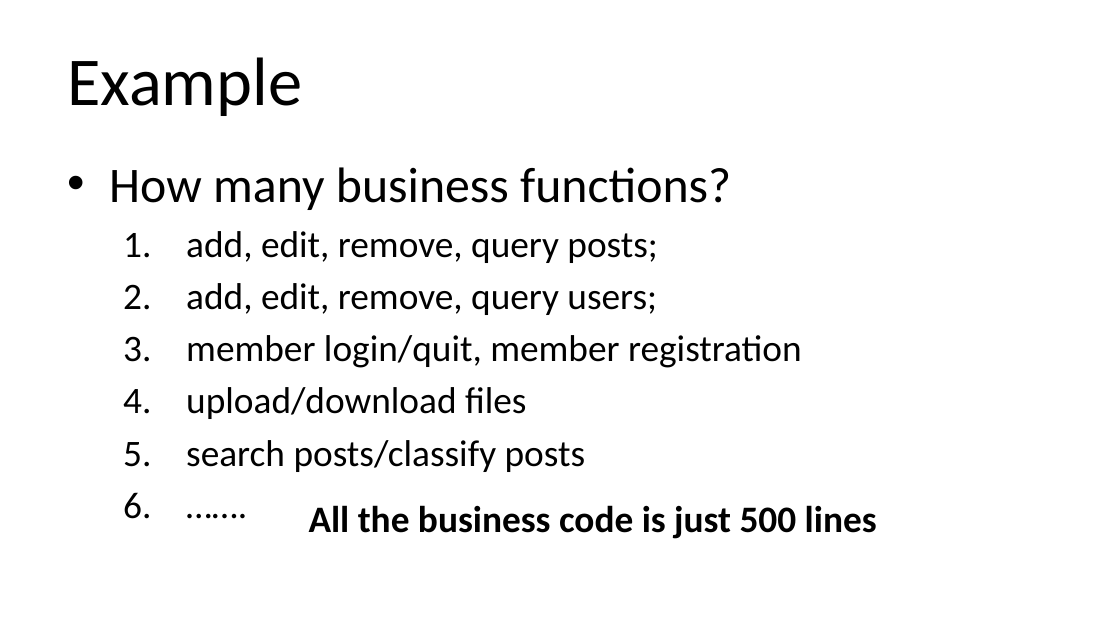
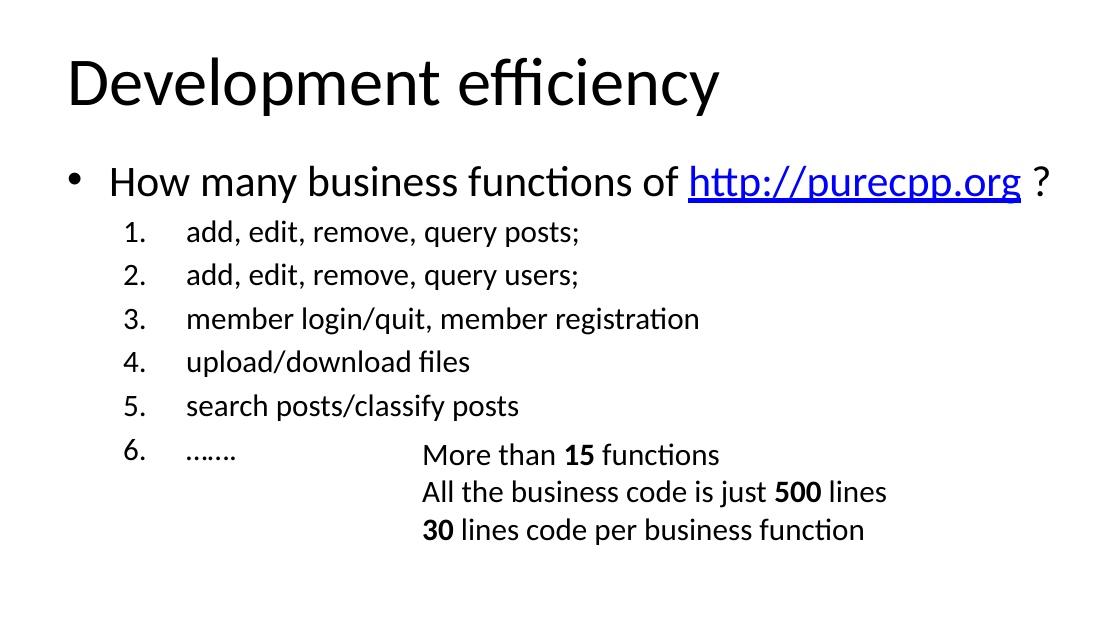
Before and after one commit to qicosmos/cppcon2018, a slide deck: slide 22 of cppcon2018.pptx (slide 8 before the commit). Drawn at 1120x630 pixels with LibreOffice and Linux fonts; fonts in the diff are those of the drawing. Boxes give left, top, right and bottom in pixels: in the first picture for what was removed or moved away, otherwise in the second. Text is boxed around its words. In the diff, an @@ line names an element or a change of style, - is before the commit and + after.

```diff
--- a/cppcon2018.pptx
+++ b/cppcon2018.pptx
@@ title at [67,57,720,116]: text changed @@
-Example
+Development efficiency
@@ text at [109,165,1021,204]: text changed; size 32 to 28 pt @@
-• How many business functions?
+• How many business functions of http://purecpp.org ?
@@ text at [186,220,700,421]: size 24 to 20 pt in "add, edit, remove, query posts;", "add, edit, remove, query users;", "member login/quit, member registration", "upload/download files" and 2 more places @@
@@ text "More than 15 functions": place and size @@
-text "More than 15 functions" at [309,505,877,539]
+text "More than 15 functions" at [422,443,887,545]
@@ text at [422,443,720,466]: paragraph added @@
+More than 15 functions
@@ text at [422,480,887,508]: size 24 to 20 pt in "All the business code is just 500 ..."; bold off in "All the business code is just lines" @@
@@ text at [422,518,865,545]: paragraph added @@
+30 lines code per business function
```
Also in this commit, not shown: 13 other slides changed, 8 slides added, 2 slides removed.
